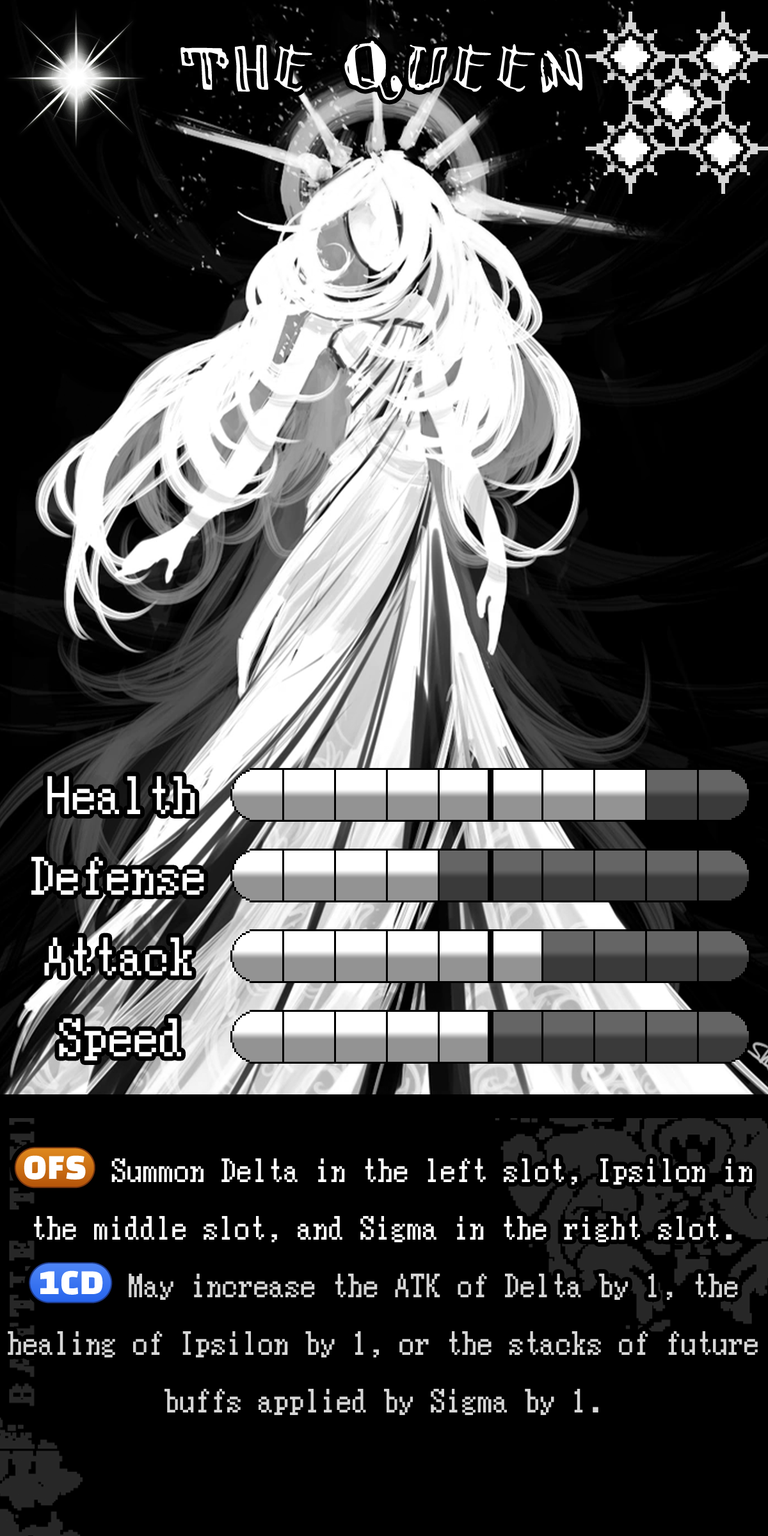
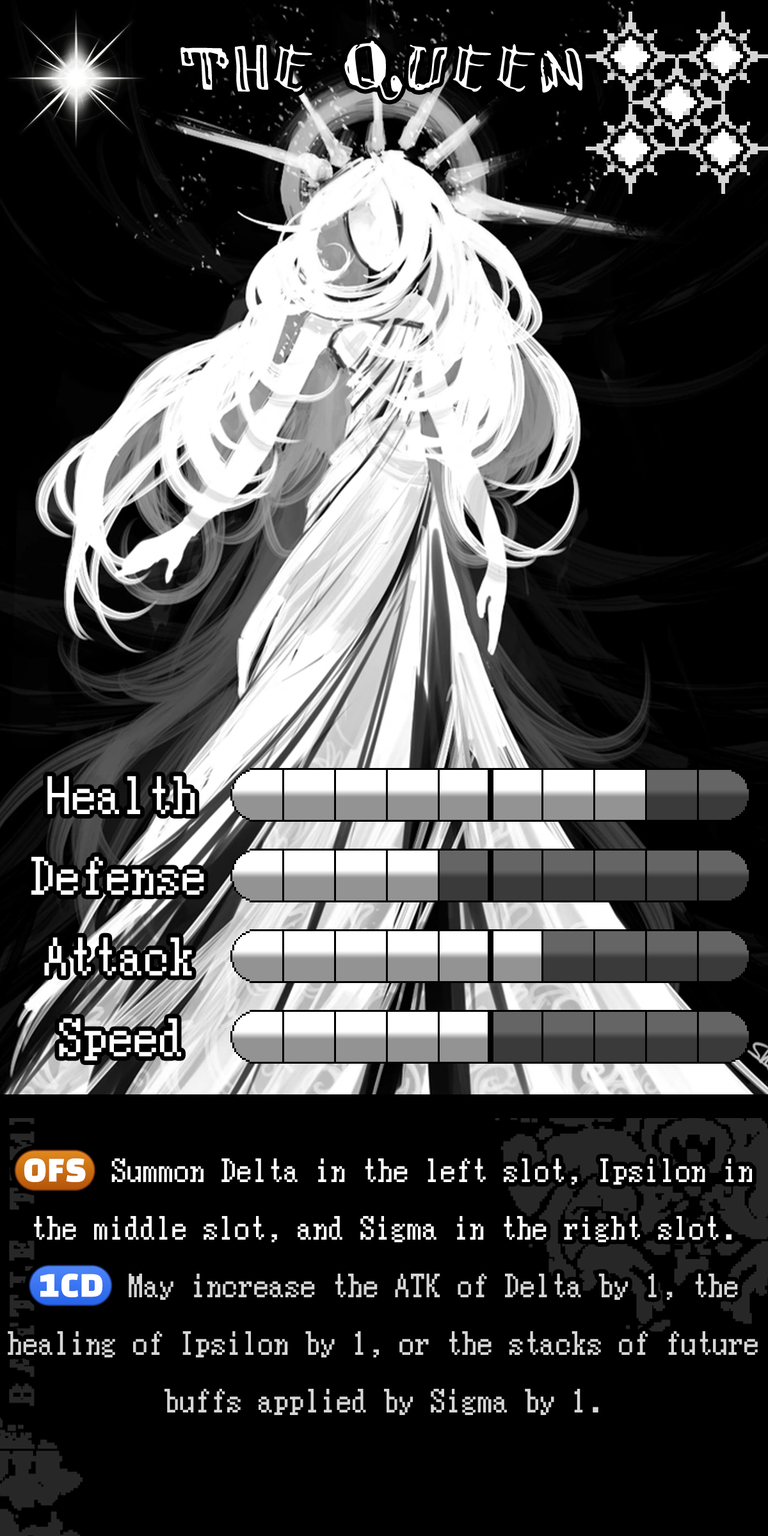
Layered file, before and after one edit (768x1536). Changes by layer:
painted on "Ability" over [14, 1146, 113, 1307]
